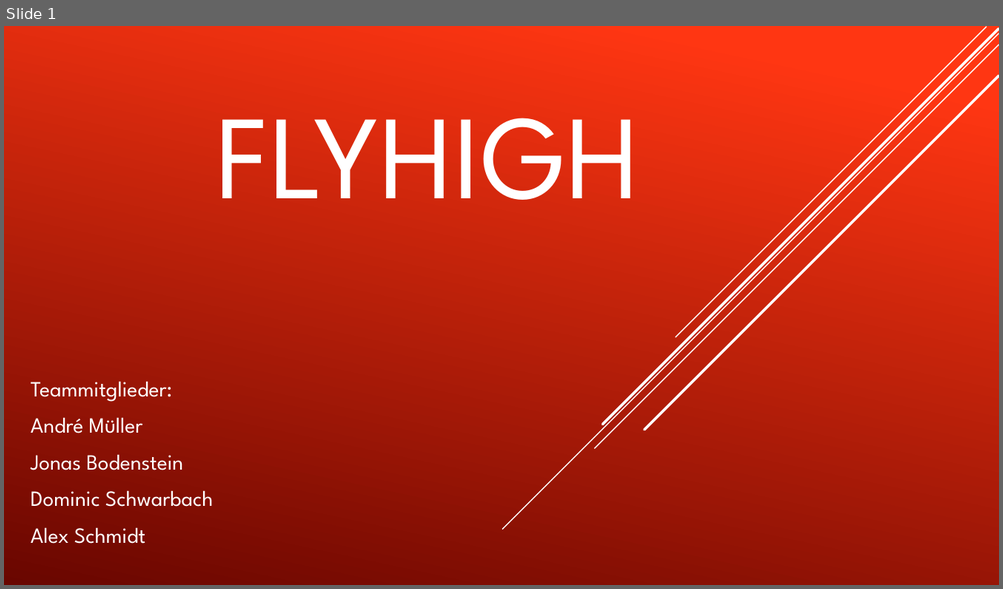
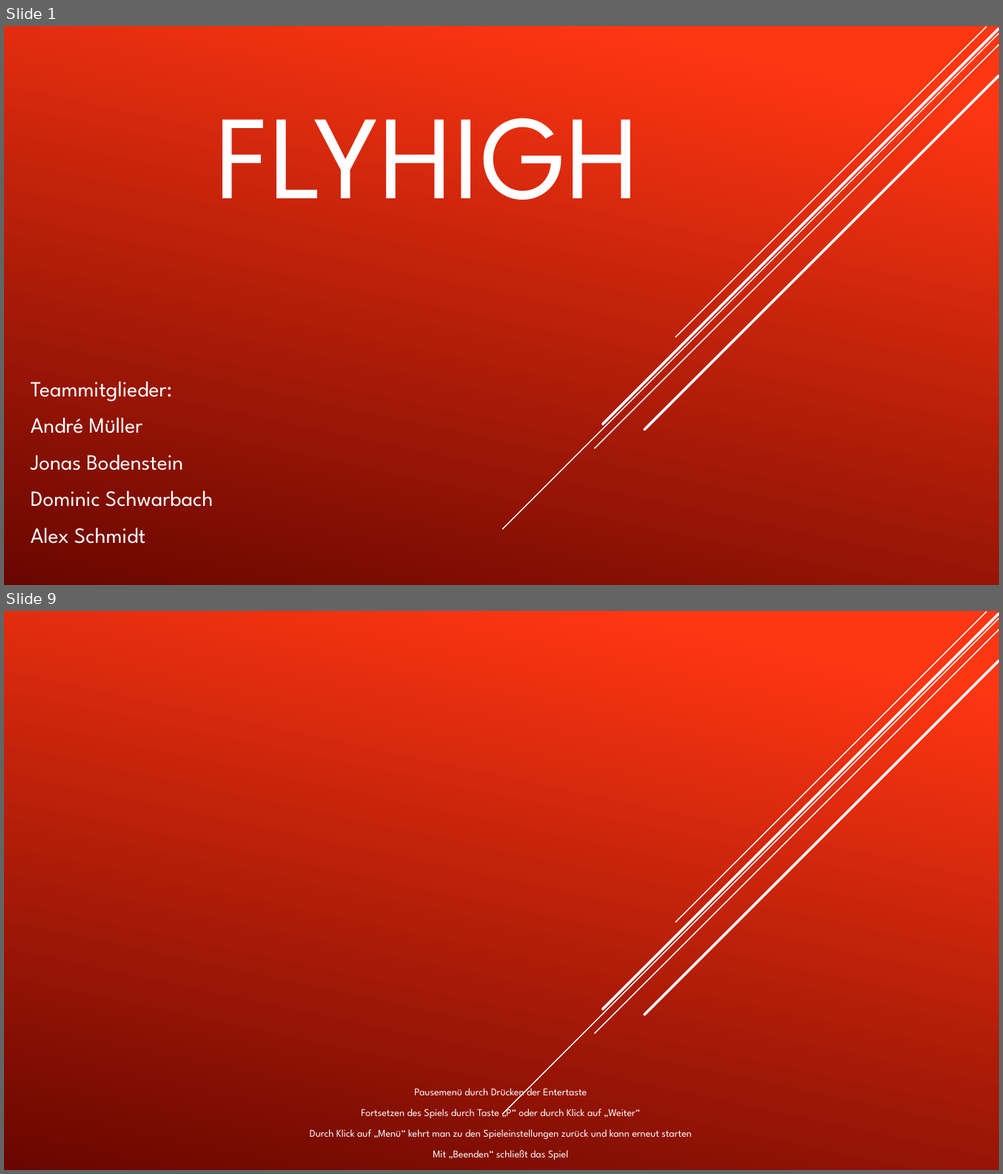
Before and after one commit to BodensteinJonas/GDV-Projekt, a slide deck: Präsi/FlyHigh Abschlusspräsentation.pptx. Shown one above the other, each under a label of ours: slide 1 before the commit, slides 1 and 9 after it; the slides between them are not shown. The pictures are 1003x589 and 1003x1174 pixels, drawn with LibreOffice and Linux fonts; fonts in the diff are those of the drawing. Boxes give left, top, right and bottom in pixels: in the first picture for what was removed or moved away, otherwise in the second. Text is boxed around its words. In the diff, an @@ line names an element or a change of style, - is before the commit and + after.

```diff
--- a/Präsi/FlyHigh Abschlusspräsentation.pptx
+++ b/Präsi/FlyHigh Abschlusspräsentation.pptx
@@ slide 9 added at <box>4,611,999,1170</box>, background gradient #FF3712 to #6A0600; not listed: 5 template elements that a slide beside it also shows @@
@@ subtitle added at <box>310,1085,691,1159</box>, 10 pt, text #FFFFFF @@
+Pausemenü durch Drücken der Entertaste
+Fortsetzen des Spiels durch Taste „P“ oder durch Klick auf „Weiter“
+Durch Klick auf „Menü“ kehrt man zu den Spieleinstellungen zurück und kann erneut starten
+Mit „Beenden“ schließt das Spiel
```
Also in this commit, not shown: 12 other slides added, 1 slide removed, 28 other files.
